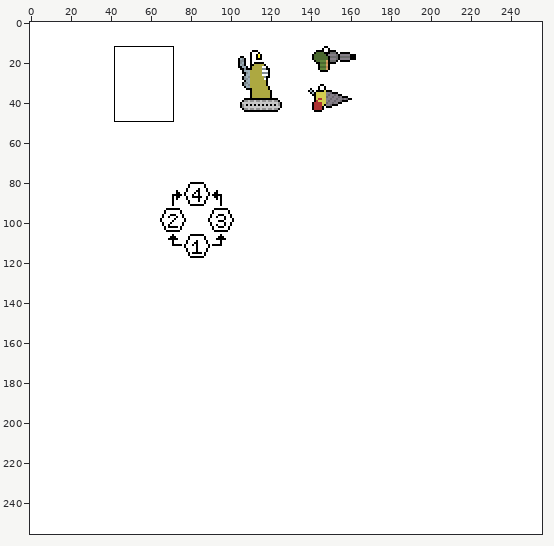
Two states of a pixel-art file, Зарисовки/Test spritesheet.aseprite. Above: a wide view before the commit, with the close-up outlined.
Close-up. The starting point:
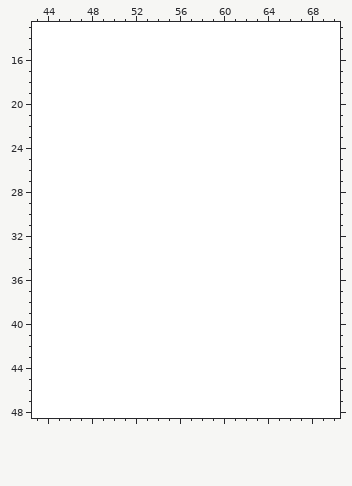
256x256 pixels, 1 frame. Colours within 5 levels of each other are drawn and written as one. Shown: x 43..70, y 13..48.
Now the later version:
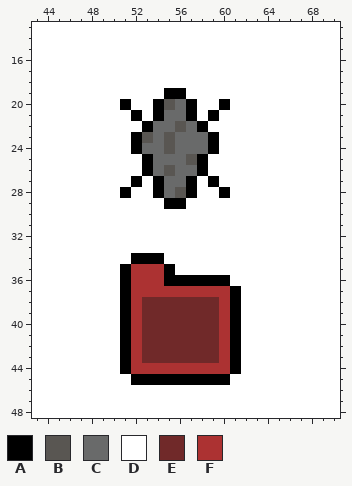
Palette (. is transparent): A #000000  B #595652  C #696a6a  D #ffffff  E #702929  F #ac3232
Change:
layer "UI/Layer 1" added
Layer "UI/Layer 1":
The edit turns colour D into colour A in row 19 at x 55 to 56; in row 20 at x 51, 54, 57 and 60; in row 21 at x 52, 54, 57 and 59; in row 22 at x 53 and 58; in rows 23 to 24 at x 52 and 59; in rows 25 to 26 at x 53 and 58.
The edit turns colour D into colour A in row 27 at x 52, 54, 57 and 59; in row 28 at x 51, 54, 57 and 60; in row 29 at x 55 to 56; in row 34 at x 52 to 54; in row 35 at x 51 and 55; in row 36 at x 51 and 55 to 60.
The edit turns colour D into colour A in rows 37 to 44 at x 51 and 61; in row 45 at x 52 to 60.
The edit turns colour D into colour B in row 20 at x 55; in row 22 at x 56; in row 23 at x 53 and 55; in row 24 at x 55; in row 25 at x 57; in row 26 at x 55.
The edit turns colour D into colour B in row 28 at x 56.
The edit turns colour D into colour C in row 20 at x 56; in row 21 at x 55 to 56; in row 22 at x 54 to 55 and 57; in row 23 at x 54 and 56 to 58; in row 24 at x 53 to 54 and 56 to 58; in row 25 at x 54 to 56.
The edit turns colour D into colour C in row 26 at x 54 and 56 to 57; in row 27 at x 55 to 56; in row 28 at x 55.
The edit turns colour D into colour E in rows 38 to 43 at x 53 to 59.
The edit turns colour D into colour F in rows 35 to 36 at x 52 to 54; in row 37 at x 52 to 60; in rows 38 to 43 at x 52 and 60; in row 44 at x 52 to 60.
